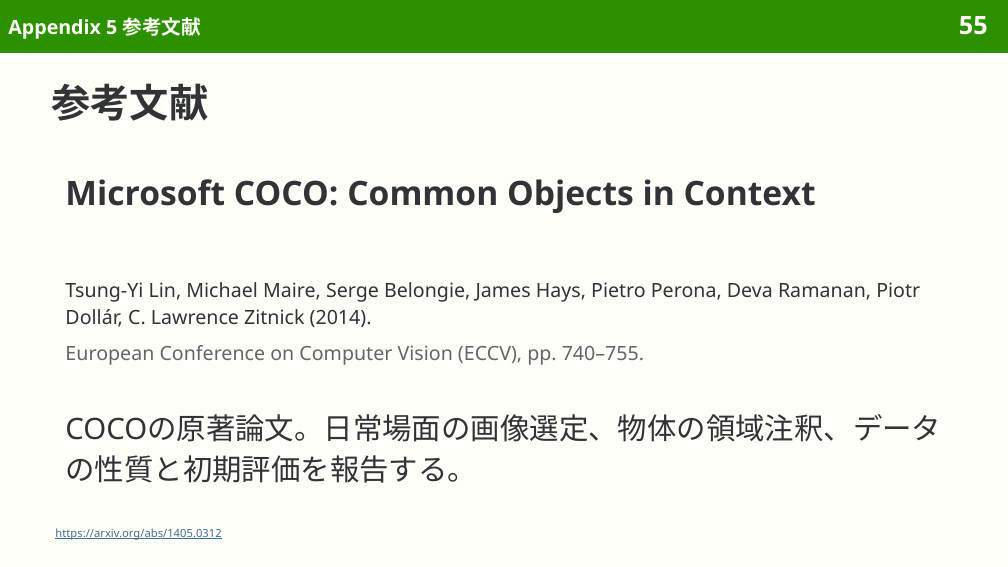
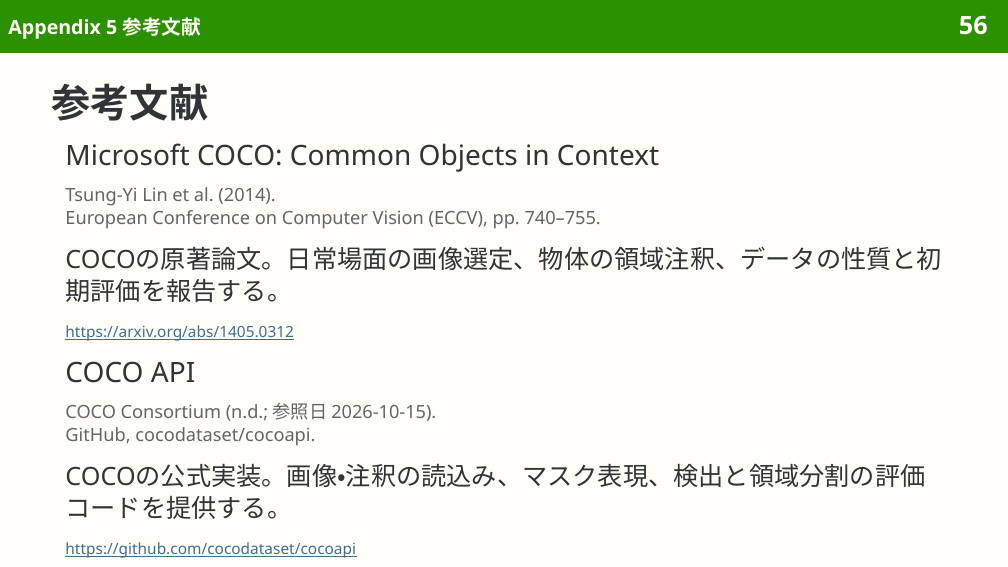
Before and after one commit to sasakiy84/datasets-in-10-minutes, a slide deck: slide 56 of slides/datasets-in-10-minutes-coco.pptx (slide 55 before the commit). Drawn at 1008x567 pixels with LibreOffice and Linux fonts; fonts in the diff are those of the drawing. Boxes give left, top, right and bottom in pixels: in the first picture for what was removed or moved away, otherwise in the second. Text is boxed around its words. In the diff, an @@ line names an element or a change of style, - is before the commit and + after.

Commit message:
Align COCO slide styling and refine appendix navigation

```diff
--- a/slides/datasets-in-10-minutes-coco.pptx
+++ b/slides/datasets-in-10-minutes-coco.pptx
@@ page number at (x1=959, y1=15, x2=988, y2=35): text changed @@
-55
+56
@@ text "Microsoft COCO: Common Objects in ..." moved from (x1=65, y1=179, x2=816, y2=213) to (x1=65, y1=143, x2=659, y2=172) @@
@@ text "Microsoft COCO: Common Objects in ..." at (x1=65, y1=143, x2=659, y2=172): size 24 to 20 pt, bold off; line spacing 1.15 to 1.05 @@
@@ text at (x1=65, y1=187, x2=601, y2=229): text changed; size 14 to 13 pt; text colour #303437 to #626669 @@
-Tsung-Yi Lin, Michael Maire, Serge Belongie, James Hays, Pietro Perona, Deva Ramanan, Piotr Dollár, C. Lawrence Zitnick (2014).
+Tsung-Yi Lin et al. (2014).
+European Conference on Computer Vision (ECCV), pp. 740–755.
@@ text "COCOの原著論文。日常場面の画像選定、物体の領域注釈、データの性質と初期評価を報告する。" moved from (x1=65, y1=414, x2=941, y2=483) to (x1=65, y1=246, x2=942, y2=303) @@
@@ text "COCOの原著論文。日常場面の画像選定、物体の領域注釈、データの性質と初期評価を報告する。" at (x1=65, y1=246, x2=942, y2=303): size 21 to 18 pt; line spacing 1.15 to 1.05 @@
@@ text "https://arxiv.org/abs/1405.0312" moved from (x1=55, y1=528, x2=221, y2=540) to (x1=65, y1=325, x2=294, y2=341) @@
@@ text "https://arxiv.org/abs/1405.0312" at (x1=65, y1=325, x2=294, y2=341): size 8 to 11 pt; line spacing 1.15 to 1.05 @@
@@ text removed at (x1=65, y1=345, x2=644, y2=365) @@
-European Conference on Computer Vision (ECCV), pp. 740–755.
@@ text added at (x1=65, y1=361, x2=195, y2=383), 20 pt, text #303437 @@
+COCO API
@@ text added at (x1=65, y1=403, x2=436, y2=446), 13 pt, text #626669 @@
+COCO Consortium (n.d.; 参照日 2026-10-15).
+GitHub, cocodataset/cocoapi.
@@ text added at (x1=65, y1=463, x2=925, y2=519), 18 pt, text #303437 @@
+COCOの公式実装。画像・注釈の読込み、マスク表現、検出と領域分割の評価コードを提供する。
@@ text added at (x1=65, y1=542, x2=356, y2=558), 11 pt, text #3F6F8F, underline @@
+https://github.com/cocodataset/cocoapi
```
Also in this commit, not shown: 50 other slides changed, 1 slide added, 3 slides removed, 3 other files.
